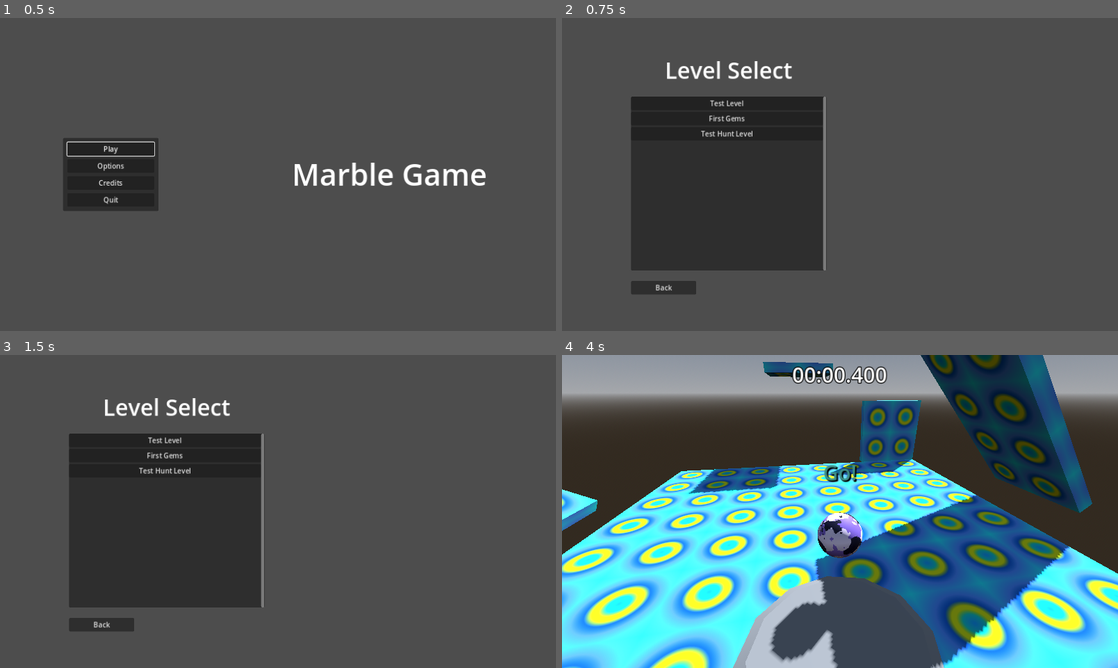
Above: before the commit, frames 1-4 (two rows, left to right).
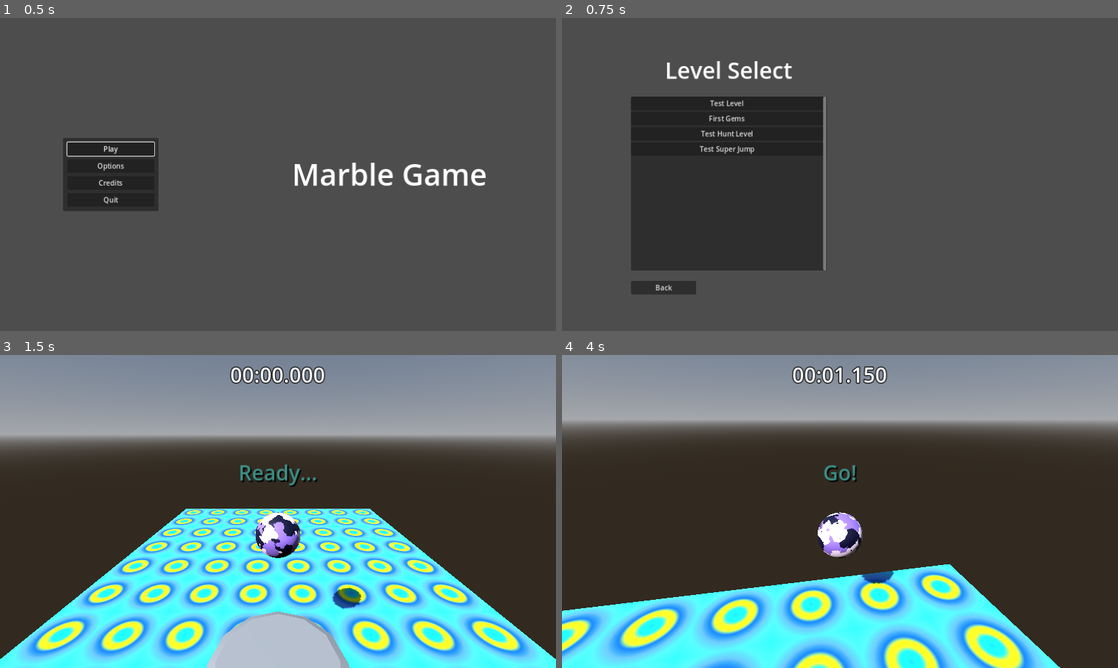
Above: after the commit, the same moments.

Repository: thearst3rd/godot4-marble-game
Game: Godot game, scene res://src/states/menu/main_menu.tscn
Same seed, same stepped clock (60 frames per second), same inputs: the game is played once before the commit and once after it.
Inputs (mouse positions are in pixels of both pictures, inside the frame that each line leads up to):
- Up to frame 1 (0.5 s): no input
- Up to frame 2 (0.75 s): click "Play" at 0.5 s
- Up to frame 3 (1.5 s): click (166, 486) at 1.25 s, where only the run after the commit has a clickable "Test Super Jump"
- Up to frame 4 (4 s): click (728, 439) at 2 s, where only the run before the commit has a clickable "Test Level"; move the mouse to (867, 511) at 2.77 s; hold W (forward) from 2.78 s (still down); click (867, 511) at 2.85 s; tap Space (jump) at 3.02, 3.05, 3.32, 3.6, 3.77 s; move the mouse to (812, 511) at 3.52 s; click (812, 511) at 3.8 s

Frame 1 is identical in both runs. In frame 2, 0.1% of the frame differs, in the area x 24-35%, y 40-44%; in frame 3, 89%, in the area x 0-100%, y 0-100%; in frame 4, 74%.

Commit message:
Add basic super jump powerup

Diff:
--- /dev/null
+++ b/src/levels/test_super_jump.tscn
@@ -0,0 +1,77 @@
+[gd_scene load_steps=13 format=3 uid="uid://bhk2gr0nwsykf"]
+
+[ext_resource type="Script" path="res://src/scripts/level.gd" id="1_v5btw"]
+[ext_resource type="Material" uid="uid://dfgky8i28wa1a" path="res://resources/gradient_texture1.tres" id="2_utnd4"]
+[ext_resource type="PackedScene" uid="uid://lo66bw0ph485" path="res://src/objects/start_pad.tscn" id="3_v7oga"]
+[ext_resource type="PackedScene" uid="uid://4h4vpjiun6rw" path="res://src/objects/super_jump.tscn" id="4_e0m48"]
+[ext_resource type="PackedScene" uid="uid://5b7m40r8veu5" path="res://src/objects/finish_area.tscn" id="5_t6rwq"]
+
+[sub_resource type="ProceduralSkyMaterial" id="ProceduralSkyMaterial_jm3p3"]
+
+[sub_resource type="Sky" id="Sky_dssyr"]
+sky_material = SubResource("ProceduralSkyMaterial_jm3p3")
+
+[sub_resource type="Environment" id="Environment_uoubv"]
+background_mode = 2
+sky = SubResource("Sky_dssyr")
+ambient_light_source = 3
+reflected_light_source = 2
+
+[sub_resource type="BoxShape3D" id="BoxShape3D_7hfqx"]
+size = Vector3(16, 0.5, 16)
+
+[sub_resource type="BoxMesh" id="BoxMesh_qe6rc"]
+material = ExtResource("2_utnd4")
+size = Vector3(16, 0.5, 16)
+
+[sub_resource type="BoxMesh" id="BoxMesh_7psik"]
+material = ExtResource("2_utnd4")
+size = Vector3(8, 0.5, 4)
+
+[sub_resource type="BoxShape3D" id="BoxShape3D_7s6yu"]
+size = Vector3(8, 0.5, 4)
+
+[node name="TestSuperJump" type="Node3D"]
+script = ExtResource("1_v5btw")
+level_name = "Test Super Jump"
+level_author = "Terry Hearst"
+
+[node name="WorldEnvironment" type="WorldEnvironment" parent="."]
+environment = SubResource("Environment_uoubv")
+
+[node name="DirectionalLight3D" type="DirectionalLight3D" parent="WorldEnvironment"]
+transform = Transform3D(0.707107, -0.5, 0.5, 0, 0.707107, 0.707107, -0.707107, -0.5, 0.5, 0, 0, 0)
+shadow_enabled = true
+
+[node name="Floor" type="StaticBody3D" parent="."]
+collision_mask = 0
+metadata/_edit_group_ = true
+
+[node name="CollisionShape3D" type="CollisionShape3D" parent="Floor"]
+transform = Transform3D(1, 0, 0, 0, 1, 0, 0, 0, 1, 0, -0.25, 0)
+shape = SubResource("BoxShape3D_7hfqx")
+
+[node name="MeshInstance3D" type="MeshInstance3D" parent="Floor"]
+transform = Transform3D(1, 0, 0, 0, 1, 0, 0, 0, 1, 0, -0.25, 0)
+mesh = SubResource("BoxMesh_qe6rc")
+
+[node name="StartPad" parent="Floor" instance=ExtResource("3_v7oga")]
+transform = Transform3D(-4.37114e-08, 0, 1, 0, 1, 0, -1, 0, -4.37114e-08, 6, 0, 0)
+
+[node name="SuperJump" parent="." instance=ExtResource("4_e0m48")]
+transform = Transform3D(1, 0, 0, 0, 1, 0, 0, 0, 1, -4, 0.5, 0)
+
+[node name="Ramp5" type="StaticBody3D" parent="."]
+transform = Transform3D(1, 0, 0, 0, 1, 0, 0, 0, 1, -12, 16, 0)
+collision_mask = 0
+metadata/_edit_group_ = true
+
+[node name="MeshInstance3D" type="MeshInstance3D" parent="Ramp5"]
+mesh = SubResource("BoxMesh_7psik")
+skeleton = NodePath("../CollisionShape3D")
+
+[node name="CollisionShape3D" type="CollisionShape3D" parent="Ramp5"]
+shape = SubResource("BoxShape3D_7s6yu")
+
+[node name="FinishArea" parent="." instance=ExtResource("5_t6rwq")]
+transform = Transform3D(1, 0, 0, 0, 1, 0, 0, 0, 1, -14, 19, 0)
--- a/src/objects/marble.gd
+++ b/src/objects/marble.gd
@@ -9,6 +9,7 @@
 const MOUSE_LOOK_SENS = Vector2(0.0015, 0.0015)
 const CONTROLLER_LOOK_SENS = Vector2(4.0, 3.0)
 const JUMP_IMPULSE = 13.0
+const SUPERJUMP_IMPULSE = 30.0
 const FINISH_FORCE = 10.0
 
 var player_controller: PlayerController = null
@@ -20,6 +21,8 @@
 
 var is_level_finished := false
 var finish_point: Vector3
+
+var has_superjump := false
 
 # For interpolation
 #var prev_transform: Transform3D
@@ -128,6 +131,11 @@
 			jumping = true
 			apply_impulse(jump_vector.normalized() * JUMP_IMPULSE * factor)
 
+	# Apply powerups
+	if has_superjump and player_controller.get_action("powerup"):
+		apply_impulse(Vector3.UP * SUPERJUMP_IMPULSE)
+		has_superjump = false
+
 
 func is_on_floor(state: PhysicsDirectBodyState3D) -> bool:
 	for contact in state.get_contact_count():
@@ -140,12 +148,17 @@
 func _on_trigger_entered(area: Area3D) -> void:
 	if is_level_finished:
 		return
+	if not area.visible:
+		return
 	if area.is_in_group("finish"):
 		emit_signal("level_finished")
 		do_finish_effect(area.position)
 	elif area.is_in_group("gem"):
 		area.queue_free()
 		emit_signal("gem_collected")
+	elif area.is_in_group("superjump"):
+		area.hide()
+		has_superjump = true
 
 
 func do_finish_effect(finish_pos: Vector3):
--- /dev/null
+++ b/src/objects/super_jump.gd
@@ -0,0 +1,8 @@
+extends Area3D
+
+
+@onready var mesh: Node3D = $Mesh
+
+
+func _process(delta: float) -> void:
+	mesh.rotate_y(1.5 * delta)
--- /dev/null
+++ b/src/objects/super_jump.tscn
@@ -0,0 +1,18 @@
+[gd_scene load_steps=4 format=3 uid="uid://4h4vpjiun6rw"]
+
+[ext_resource type="Script" path="res://src/objects/super_jump.gd" id="1_abuml"]
+[ext_resource type="PackedScene" uid="uid://bhmivy7mdp8ff" path="res://assets/models/super_jump.glb" id="1_msrp8"]
+
+[sub_resource type="SphereShape3D" id="SphereShape3D_kyb7i"]
+radius = 0.75
+
+[node name="SuperJump" type="Area3D" groups=["superjump"]]
+collision_layer = 8
+collision_mask = 0
+script = ExtResource("1_abuml")
+
+[node name="CollisionShape3D" type="CollisionShape3D" parent="."]
+shape = SubResource("SphereShape3D_kyb7i")
+
+[node name="Mesh" parent="." instance=ExtResource("1_msrp8")]
+transform = Transform3D(0.6, 0, 0, 0, 0.6, 0, 0, 0, 0.6, 0, -0.4, 0)
--- a/src/states/menu/level_select_menu.gd
+++ b/src/states/menu/level_select_menu.gd
@@ -6,6 +6,7 @@
 	"res://src/levels/test_level.tscn",
 	"res://src/levels/test_gem_level.tscn",
 	"res://src/levels/test_hunt_level.tscn",
+	"res://src/levels/test_super_jump.tscn",
 ]
 
 
Binary file added: assets/models/super_jump.glb
Not shown, added: assets/models/super_jump.glb.import
